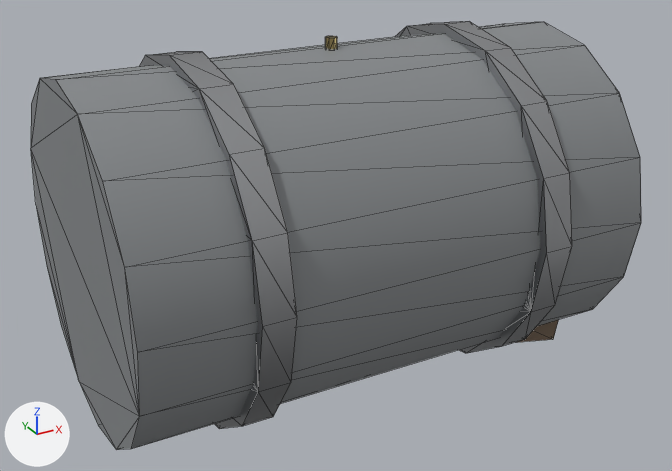
The FBX model unity/HorrorGame/Assets/Models/Dressing/Dress_BarrelToppled.fbx, before and after one commit.
Before and after are seen from a 50 mm camera at (-0.716, -1.317, 0.933) aimed at (0.0, -0.017, 0.283). Every picture has the same lights, and +X, +Y and +Z are marked at lower left. The first picture is the older version. Mesh edges are drawn as thin lines.

Objects in the first picture: 'Dress_BarrelToppled'.
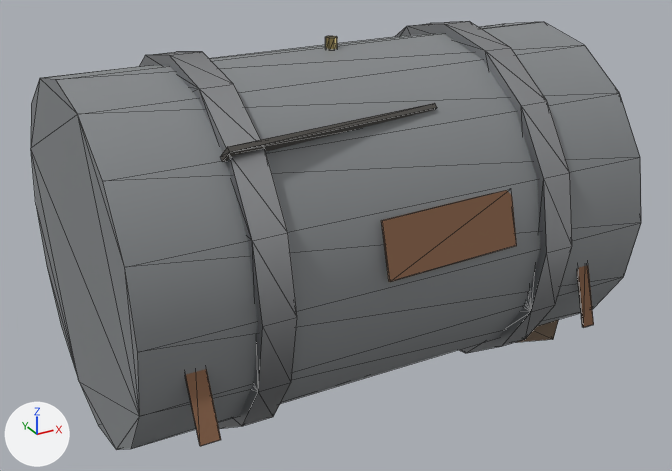
Pixel boxes [x1, y1, x2, y2] of what changed, in the pictures (672 x 471 px):
part 1 of me_cylinder, added: after [186, 103, 594, 446]

The change, as a diff of the scene's bpy script:
```diff
--- a/unity/HorrorGame/Assets/Models/Dressing/Dress_BarrelToppled.fbx.py
+++ b/unity/HorrorGame/Assets/Models/Dressing/Dress_BarrelToppled.fbx.py
@@ mat_dress_grime @@
+mat_dress_grime = principled_material('Dress_Grime')
+mat_dress_grime.base_color = (0.092, 0.086, 0.078)  # dark grey #56534f
+mat_dress_grime.roughness = 0.98
@@ mat_dress_rustheavy @@
+mat_dress_rustheavy = principled_material('Dress_RustHeavy')
+mat_dress_rustheavy.base_color = (0.262, 0.132, 0.072)  # brown #8c664c
+mat_dress_rustheavy.roughness = 0.95
@@ me_cylinder @@
 # used by ob_dress_barreltoppled; location = (0.0, 0.0, 0.0)
-me_cylinder.from_pydata(...)  # 120 vertices, 220 faces; spans x -0.44..0.455, y -0.306..0.306, z 0.0..0.624
+me_cylinder.from_pydata(...)  # 152 vertices, 268 faces; spans x -0.44..0.455, y -0.319..0.306, z 0.0..0.624
+# me_cylinder part 1
+# 26 vertices are added at x -0.375..0.341, y -0.319..-0.16, z 0.156..0.549
+# 6 new vertices lie (0.0, 0.004, -0.001) away from vertices in x -0.375..0.341, y -0.319..-0.269, z 0.156..0.422
+# 12 new faces join them, mat_dress_grime (dark grey #56534f)
+# 36 new faces join them, mat_dress_rustheavy (brown #8c664c)
 me_cylinder.materials.append(mat_dress_steelpainted)
@@ me_cylinder @@
 me_cylinder.materials.append(mat_dress_timberdark)
+me_cylinder.materials.append(mat_dress_grime)  # dark grey #56534f
+me_cylinder.materials.append(mat_dress_rustheavy)  # brown #8c664c
```
